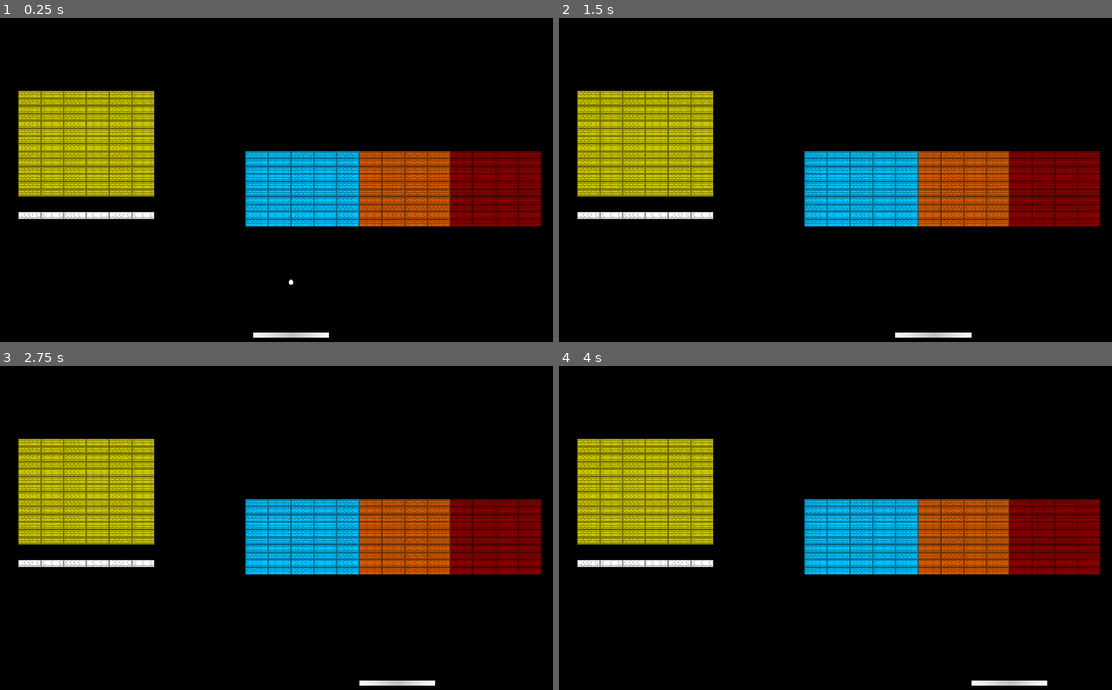
Above: before the commit, frames 1-4 (two rows, left to right).
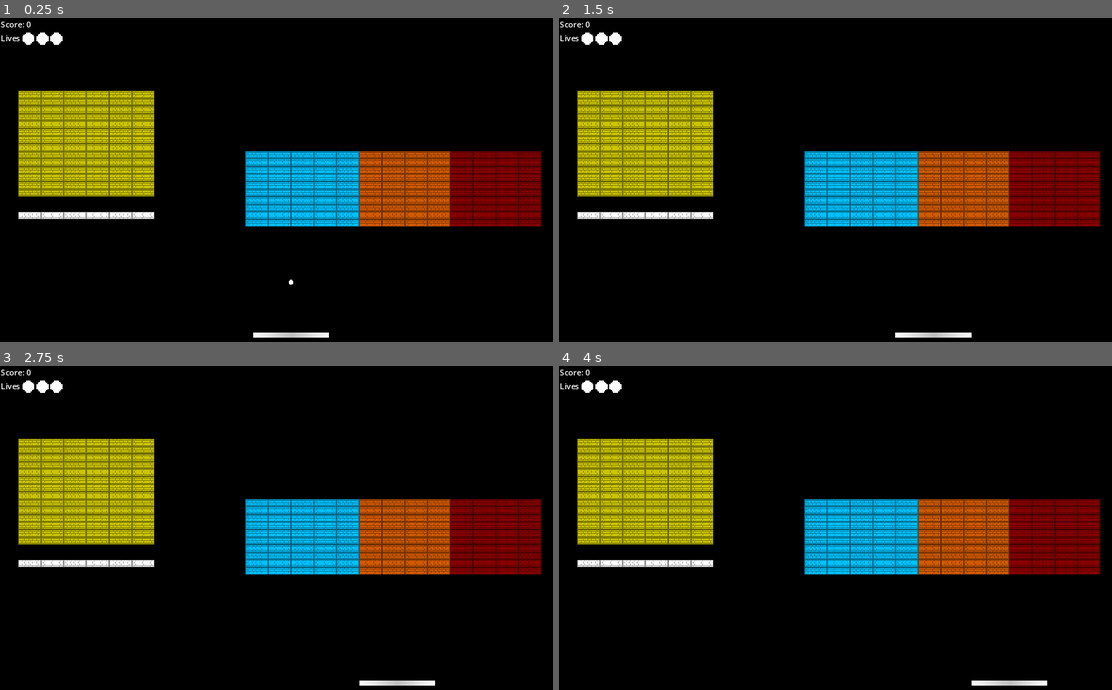
Above: after the commit, the same moments.

Repository: Acanixz/game-dev-train
Game: Godot game, scene res://scenes/level/level.tscn
Two runs of this game, one before a commit and one after it. Both use one fixed random seed, a clock stepped at 60 frames per second and the inputs below.
Inputs:
- Up to frame 1 (0.25 s): no input
- Up to frame 2 (1.5 s): tap Enter at 0.5 s; hold D (p1_right) 0.53-1.28 s; tap Space at 1.25 s; hold A (p1_left) from 1.28 s (still down)
- Up to frame 3 (2.75 s): tap Enter at 2 s; release A (p1_left) at 2.03 s; hold D (p1_right) from 2.03 s (still down)
- Up to frame 4 (4 s): tap Space at 2.75 s; tap Enter at 3.5 s; release D (p1_right) at 3.53 s; hold A (p1_left) from 3.53 s (still down)

The runs differ from the first frame. In frame 1, 0.3% of the frame differs, in the area x 0-12%, y 1-9%; in frame 2, 0.3%; in frame 3, 0.3%; in frame 4, 0.3%.

Commit message:
Feat: Basic UI and score system

Diff:
--- a/breakout/scenes/level/level.tscn
+++ b/breakout/scenes/level/level.tscn
@@ -1,9 +1,11 @@
-[gd_scene load_steps=10 format=4 uid="uid://cqpkhvqer1g8o"]
+[gd_scene load_steps=13 format=4 uid="uid://cqpkhvqer1g8o"]
 
 [ext_resource type="PackedScene" uid="uid://ca440ttsisiop" path="res://scenes/player/player.tscn" id="1_cpgqi"]
 [ext_resource type="PackedScene" uid="uid://cnpvvoq6gorhx" path="res://scenes/ball/ball.tscn" id="2_bhds8"]
 [ext_resource type="Texture2D" uid="uid://cr14teq2hge3v" path="res://assets/images/Brick.png" id="3_smxvu"]
 [ext_resource type="Script" path="res://scenes/level/tile_map.gd" id="4_7o68p"]
+[ext_resource type="Texture2D" uid="uid://d28teigl68241" path="res://assets/images/ball.png" id="5_tfvg8"]
+[ext_resource type="Script" path="res://scenes/level/score_label.gd" id="5_v3jbs"]
 
 [sub_resource type="WorldBoundaryShape2D" id="WorldBoundaryShape2D_ogfjg"]
 normal = Vector2(1, 0)
@@ -38,6 +40,8 @@
 physics_layer_0/collision_layer = 1
 sources/0 = SubResource("TileSetAtlasSource_m57qh")
 
+[sub_resource type="LabelSettings" id="LabelSettings_3vbs2"]
+
 [node name="Level" type="Node2D"]
 
 [node name="Camera" type="Camera2D" parent="."]
@@ -70,4 +74,51 @@
 tile_set = SubResource("TileSet_jy0sj")
 script = ExtResource("4_7o68p")
 
+[node name="UserInterface" type="Control" parent="."]
+layout_mode = 3
+anchors_preset = 15
+anchor_right = 1.0
+anchor_bottom = 1.0
+offset_left = -575.0
+offset_top = -623.0
+offset_right = -575.0
+offset_bottom = -623.0
+grow_horizontal = 2
+grow_vertical = 2
+
+[node name="Gameplay" type="VBoxContainer" parent="UserInterface"]
+layout_mode = 0
+offset_right = 40.0
+offset_bottom = 40.0
+
+[node name="ScoreLabel" type="Label" parent="UserInterface/Gameplay"]
+unique_name_in_owner = true
+layout_mode = 2
+text = "Score: 0"
+script = ExtResource("5_v3jbs")
+
+[node name="HBoxContainer" type="HBoxContainer" parent="UserInterface/Gameplay"]
+layout_mode = 2
+
+[node name="LivesLabel" type="Label" parent="UserInterface/Gameplay/HBoxContainer"]
+layout_mode = 2
+text = "Lives"
+label_settings = SubResource("LabelSettings_3vbs2")
+
+[node name="TextureRect" type="TextureRect" parent="UserInterface/Gameplay/HBoxContainer"]
+layout_mode = 2
+texture = ExtResource("5_tfvg8")
+expand_mode = 3
+
+[node name="TextureRect2" type="TextureRect" parent="UserInterface/Gameplay/HBoxContainer"]
+layout_mode = 2
+texture = ExtResource("5_tfvg8")
+expand_mode = 3
+
+[node name="TextureRect3" type="TextureRect" parent="UserInterface/Gameplay/HBoxContainer"]
+layout_mode = 2
+texture = ExtResource("5_tfvg8")
+expand_mode = 3
+
 [connection signal="tile_hit" from="TileMap" to="TileMap" method="_on_tile_hit"]
+[connection signal="add_score" from="UserInterface/Gameplay/ScoreLabel" to="UserInterface/Gameplay/ScoreLabel" method="_on_add_score"]
--- /dev/null
+++ b/breakout/scenes/level/score_label.gd
@@ -0,0 +1,8 @@
+extends Label
+
+var score: int = 0
+signal add_score(increment: int)
+
+func _on_add_score(increment: int) -> void:
+	score += increment
+	text = "Score: %s" % score
--- a/breakout/scenes/level/tile_map.gd
+++ b/breakout/scenes/level/tile_map.gd
@@ -23,9 +23,12 @@
 		1, 2:
 			if tile_alt == 1:
 				# TODO: Add powerups
+				%ScoreLabel.emit_signal("add_score", 40)
 				pass
 			set_cell(tile_coords, 0, Vector2i(-1, -1))
 
 		# -1 HP
 		_:
 			set_cell(tile_coords, 0, tile_atlas_coords, tile_alt - 1)
+
+	%ScoreLabel.emit_signal("add_score", 10)
